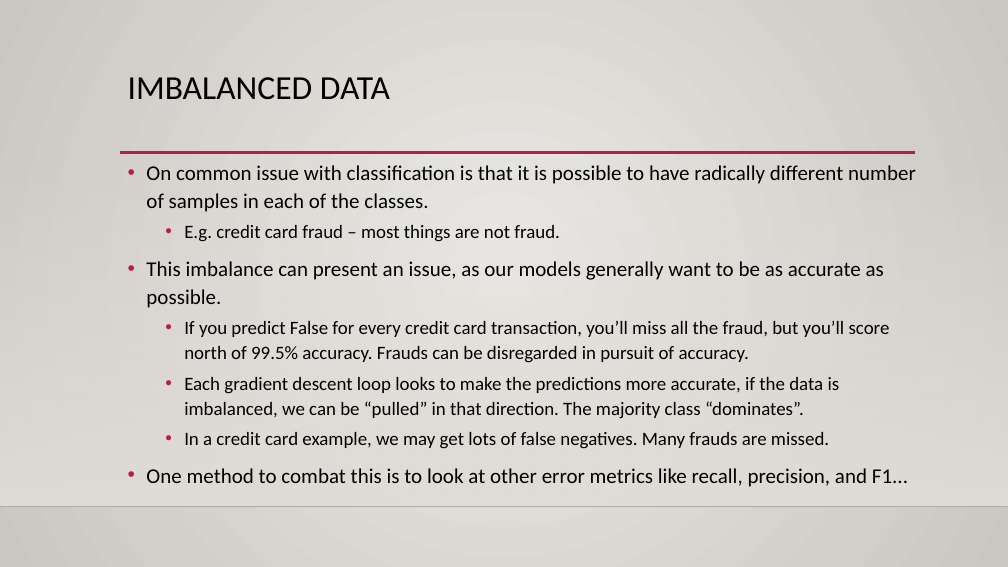
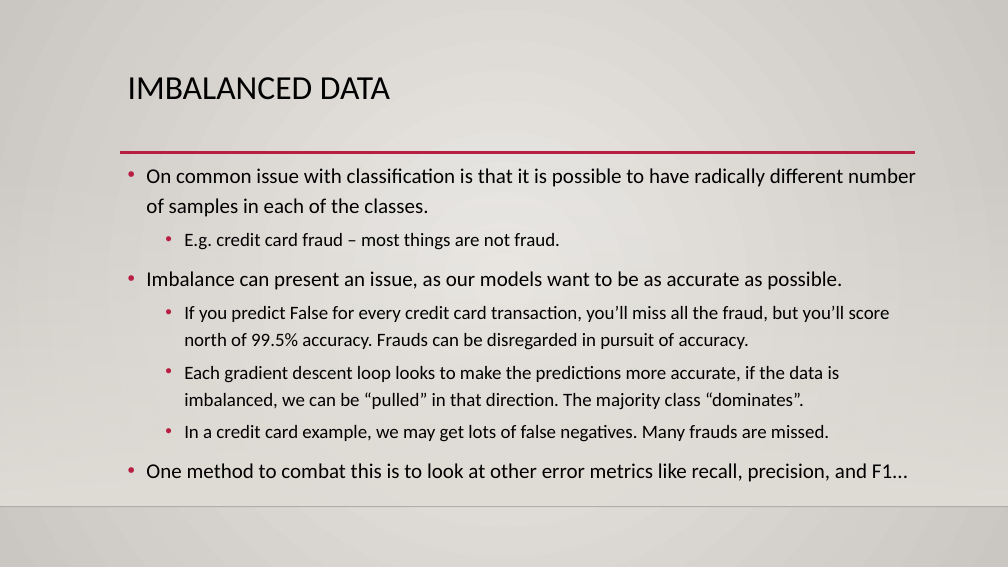
Before and after one commit to AkeemSemperDataScience/Basic_Stats_in_Python_Student_Repository, a slide deck: slide 56 of reference_material/slides/024_log_reg_2.pptx (slide 37 before the commit). Drawn at 1008x567 pixels with LibreOffice and Linux fonts; fonts in the diff are those of the drawing; background and template pictures are left out. Boxes give left, top, right and bottom in pixels: in the first picture for what was removed or moved away, otherwise in the second. Text is boxed around its words. In the diff, an @@ line names an element or a change of style, - is before the commit and + after.

```diff
--- a/reference_material/slides/024_log_reg_2.pptx
+++ b/reference_material/slides/024_log_reg_2.pptx
@@ text at (146, 168, 916, 482): line spacing 1.1 to 1.2 @@
@@ text at (146, 271, 842, 290): text changed @@
-• This imbalance can present an issue, as our models generally want to be as accurate as possible.
+• Imbalance can present an issue, as our models want to be as accurate as possible.
```
Also in this commit, not shown: 14 other slides changed, 23 slides added, 1 slide removed, 3 other files.
